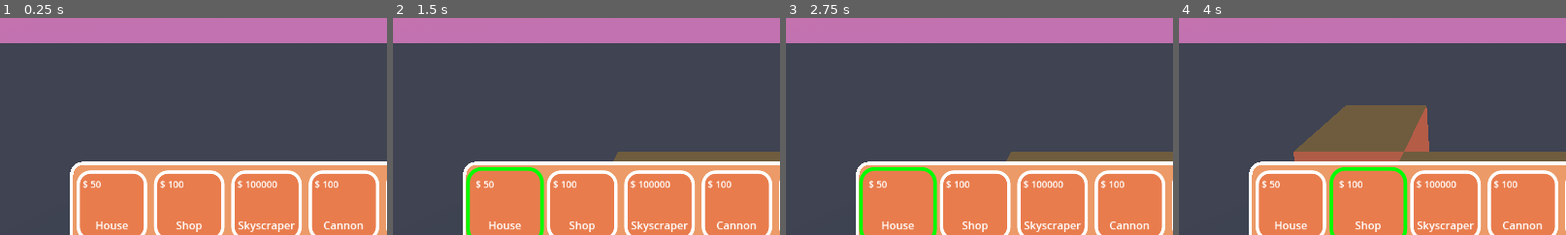
Above: before the commit, frames 1-4 (left to right).
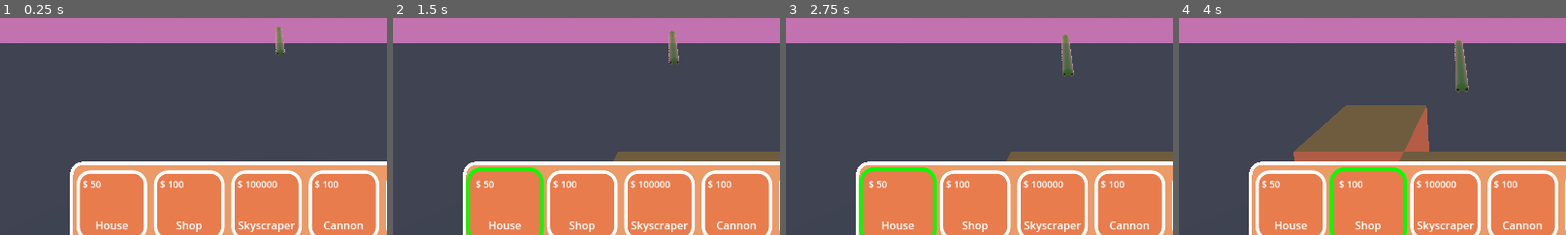
Above: after the commit, the same moments.

Repository: star6fish/Digital_Tech_CookieCity
Game: Godot game, scene res://Scenes/main_scene.tscn
The game is run twice, just before and just after one commit, with the same random seed, the same clock (stepped at 60 frames per second) and the same inputs. The project has no main scene, so this scene is started directly.
Inputs (mouse positions are % of the whole screen's width and height, from its top left):
- Up to frame 1 (0.25 s): no input
- Up to frame 2 (1.5 s): click (25, 84) at 0.52 s; click (25, 84) at 1.27 s
- Up to frame 3 (2.75 s): click (25, 84) at 2.02 s
- Up to frame 4 (4 s): tap Enter at 2.75 s; click (25, 84) at 2.92 s; tap Space at 3.5 s; move the mouse to (35, 84) at 3.52 s; click (35, 84) at 3.67 s
The pictures show only the part of the screen within x 10-60%, y 41-91%; the shares and areas given below are measured in that part.

The runs differ from the first frame. In frame 1, 0.3% of the frame differs, in the area x 71-74%, y 4-18%; in frame 2, 0.3%; in frame 3, 0.5%; in frame 4, 0.7%, in the area x 71-75%, y 9-35%.

Commit message:
19/07/2025

Diff:
--- a/Scenes/gummy_worm.tscn
+++ b/Scenes/gummy_worm.tscn
@@ -1,8 +1,24 @@
-[gd_scene load_steps=2 format=3 uid="uid://bm018o6wym1ke"]
+[gd_scene load_steps=4 format=3 uid="uid://bm018o6wym1ke"]
 
+[ext_resource type="Script" path="res://Scripts/gummy_worm.gd" id="1_k6v7n"]
 [ext_resource type="PackedScene" uid="uid://ruosfynbxp27" path="res://Assets/gummyworm.glb" id="1_kaaal"]
 
+[sub_resource type="BoxShape3D" id="BoxShape3D_3twh0"]
+size = Vector3(0.301056, 0.296822, 5.58582)
+
 [node name="Node3D" type="Node3D"]
+script = ExtResource("1_k6v7n")
+metadata/enemy_name = "Gummy Worm"
 
 [node name="gummyworm" parent="." instance=ExtResource("1_kaaal")]
-transform = Transform3D(1, 0, 0, 0, 1, 0, 0, 0, 1, -0.792416, 0, 1.0044)
+transform = Transform3D(0.153649, 0, 0, 0, 0.153649, 0, 0, 0, 0.153649, 0, 0, 0)
+
+[node name="Area3D" type="Area3D" parent="."]
+collision_layer = 2
+collision_mask = 2
+
+[node name="CollisionShape3D" type="CollisionShape3D" parent="Area3D"]
+transform = Transform3D(1, 0, 0, 0, 1, 0, 0, 0, 1, -0.00190735, 0.0307121, -2.42719)
+shape = SubResource("BoxShape3D_3twh0")
+
+[connection signal="area_entered" from="Area3D" to="." method="_on_area_3d_area_entered"]
--- a/Scenes/house.tscn
+++ b/Scenes/house.tscn
@@ -1,13 +1,27 @@
-[gd_scene load_steps=3 format=3 uid="uid://dxs3nphe6q57"]
+[gd_scene load_steps=5 format=3 uid="uid://dxs3nphe6q57"]
+
+[ext_resource type="Script" path="res://Scripts/house.gd" id="1_03ivi"]
 
 [sub_resource type="StandardMaterial3D" id="StandardMaterial3D_kyomw"]
 albedo_color = Color(1, 0.788517, 0.443639, 1)
 
 [sub_resource type="BoxMesh" id="BoxMesh_p4ivy"]
 
+[sub_resource type="BoxShape3D" id="BoxShape3D_35obs"]
+
 [node name="Node3D" type="Node3D"]
+script = ExtResource("1_03ivi")
+metadata/building_name = "House"
 
 [node name="MeshInstance3D" type="MeshInstance3D" parent="."]
 transform = Transform3D(1, 0, 0, 0, 1, 0, 0, 0, 1, 0, 0.5, 0)
 material_override = SubResource("StandardMaterial3D_kyomw")
 mesh = SubResource("BoxMesh_p4ivy")
+
+[node name="Area3D" type="Area3D" parent="."]
+transform = Transform3D(1, 0, 0, 0, 1, 0, 0, 0, 1, 0, 0.5, 0)
+collision_layer = 2
+collision_mask = 2
+
+[node name="CollisionShape3D" type="CollisionShape3D" parent="Area3D"]
+shape = SubResource("BoxShape3D_35obs")
--- a/Scripts/global.gd
+++ b/Scripts/global.gd
@@ -3,11 +3,17 @@
 var cookie_dough : int = 0
 
 var buildings : Dictionary = {
-	"House" = {"scene" = load("res://Scenes/house.tscn"), "price" = 50},
-	"Shop" = {"scene" = load("res://Scenes/shop.tscn"), "price" = 100},
-	"Skyscraper" = {"scene" = load("res://Scenes/skyscraper.tscn"), "price" = 100000},
-	"Cannon" = {"scene" = load("res://Scenes/cannon.tscn"), "price" = 100},
-	"Tank" = {"scene" = load("res://Scenes/tank.tscn"), "price" = 250},
-	"Machine Gun" = {"scene" = load("res://Scenes/machine_gun.tscn"), "price" = 250},
-	"Fighter Jet" = {"scene" = load("res://Scenes/fighter_jet.tscn"), "price" = 5000}
+	"House" = {"scene" = load("res://Scenes/house.tscn"), "price" = 50, "health" = 100},
+	"Shop" = {"scene" = load("res://Scenes/shop.tscn"), "price" = 100, "health" = 100},
+	"Skyscraper" = {"scene" = load("res://Scenes/skyscraper.tscn"), "price" = 100000, "health" = 100},
+	"Cannon" = {"scene" = load("res://Scenes/cannon.tscn"), "price" = 100, "health" = 100},
+	"Tank" = {"scene" = load("res://Scenes/tank.tscn"), "price" = 250, "health" = 100},
+	"Machine Gun" = {"scene" = load("res://Scenes/machine_gun.tscn"), "price" = 250, "health" = 100},
+	"Fighter Jet" = {"scene" = load("res://Scenes/fighter_jet.tscn"), "price" = 5000, "health" = 100}
 }
+
+var enemies : Dictionary = {
+	"Gummy Worm" = {"scene" = load("res://Scenes/gummy_worm.tscn"), "speed" = 10, "damage" = 10}
+}
+
+var enemy_spawn_positions : Array = [Vector3(-14, -0.5, -1), Vector3(-13, -0.5, 13), Vector3(12, -0.5, 12), Vector3(11, -0.5, -7), Vector3(-0.27, -0.5, 16), Vector3(-1, -0.5, -9)]
--- /dev/null
+++ b/Scripts/gummy_worm.gd
@@ -0,0 +1,22 @@
+extends Node3D
+
+@onready var global = get_node("/root/Global")
+
+# Called when the node enters the scene tree for the first time.
+func _ready() -> void:
+
+	look_at(Vector3(0, -0.5, 0), Vector3.UP, true)
+
+	var tween = get_tree().create_tween()
+
+	tween.tween_property($Area3D.get_parent(), "position", Vector3(0, -0.5, 0), 20 - global.enemies[get_meta("enemy_name")].speed)
+
+# Called every frame. 'delta' is the elapsed time since the previous frame.
+func _process(delta: float) -> void:
+	if position != Vector3(0, -0.5, 0):
+		look_at(Vector3(0, -0.5, 0), Vector3.UP, true)
+
+
+func _on_area_3d_area_entered(area: Area3D) -> void:
+	if area.get_parent().has_meta("building_name"):
+		area.get_parent()._damage(global.enemies[get_meta("enemy_name")].damage)
--- /dev/null
+++ b/Scripts/house.gd
@@ -0,0 +1,24 @@
+extends Node3D
+
+@onready var global = get_node("/root/Global")
+
+var building_damage = 0
+
+
+# Damages the building
+func _damage(damage):
+
+	building_damage += damage
+
+	if building_damage >= global.buildings[get_meta("building_name")].health:
+		queue_free()
+
+
+# Called when the node enters the scene tree for the first time.
+func _ready() -> void:
+	pass # Replace with function body.
+
+
+# Called every frame. 'delta' is the elapsed time since the previous frame.
+func _process(delta: float) -> void:
+	pass
--- a/Scripts/main_scene.gd
+++ b/Scripts/main_scene.gd
@@ -8,6 +8,10 @@
 @export var panel_unselected : StyleBoxFlat
 
 var buildings : Dictionary = Global.buildings
+
+var enemies : Array = []
+
+var enemy_cooldown : bool = false
 
 var current_building : Node3D = null
 
@@ -53,6 +57,45 @@
 			i.get_node("Panel2").set("theme_override_styles/panel", panel_unselected)
 
 
+# Spawns an ememy
+func _spawn_enemy():
+
+	enemy_cooldown = true
+
+	var enemy : Node3D = null
+
+	var random : int = randf_range(1, global.enemies.size())
+
+	var count = 0
+
+	for i in global.enemies:
+		count += 1
+		if count == random:
+			enemy = global.enemies[i].scene.instantiate()
+			break
+
+	enemies.append(enemy)
+
+	var enemy_position = null
+
+	random = randf_range(1, global.enemy_spawn_positions.size() + 1)
+
+	count = 0
+
+	for i in global.enemy_spawn_positions:
+		count += 1
+		if count == random:
+			enemy_position = i
+			break
+
+	enemy.position = enemy_position
+
+	add_child(enemy)
+
+	await get_tree().create_timer(1).timeout
+
+	enemy_cooldown = false
+
 func _input(event: InputEvent) -> void:
 
 	if event is InputEventMouseMotion:
@@ -88,7 +131,13 @@
 func _ready() -> void:
 	_load_building_catalogue()
 
-
 # Called every frame. 'delta' is the elapsed time since the previous frame.
 func _process(delta: float) -> void:
-	pass
+
+	if enemy_cooldown == false:
+		_spawn_enemy()
+
+	for i in enemies:
+		if i.position == Vector3(0, -0.5, 0):
+			enemies.erase(i)
+			i.queue_free()
